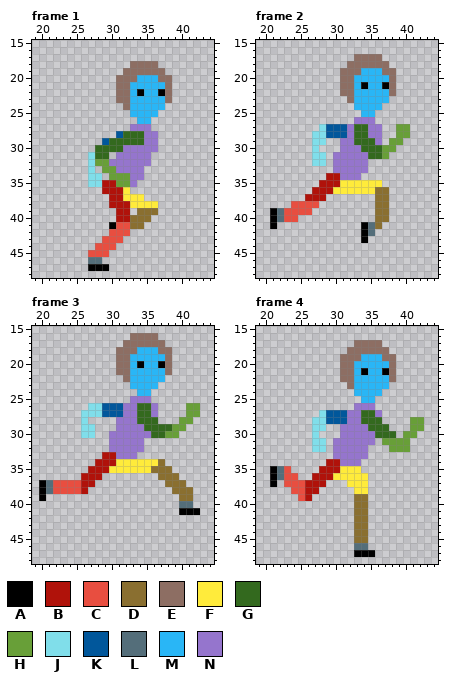
One commit to this pixel-art file: The Fallen Guardian/Assets/Art/Characters/Player/Move/Player_Move_Right.aseprite. Above, as it was before the edit.
64x64 pixels, 8 frames. Shown: frame 1: x 19..44, y 15..48; frame 2: x 19..44, y 15..48; frame 3: x 19..44, y 15..48; frame 4: x 19..44, y 15..48. The commit also changed other frames, which this record leaves out.
Palette (. is transparent): A #000000  B #b0120a  C #e84e40  D #8a6f30  E #8d6e63  F #ffeb3b  G #33691e  H #689f38  J #80deea  K #01579b  L #546e7a  M #29b6f6  N #9575cd
Now the later version:
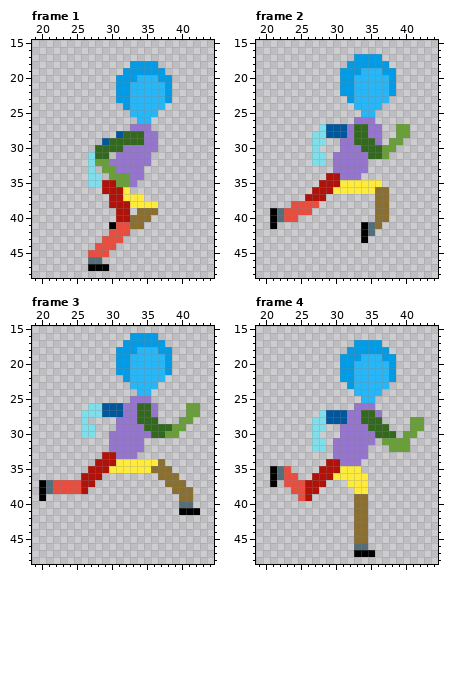
Diff:
layer "Eyes/Eyes 0" now hidden
layer "Hair/Hair 1" now hidden
colour E: #8d6e63 -> #039be5
Frame 1:
y 22: x 34 A -> M; x 37 A -> M
Frame 2:
y 21: x 34 A -> M; x 37 A -> M
Frame 3:
y 20: x 34 A -> M; x 37 A -> M
Frame 4: the same change as frame 2
